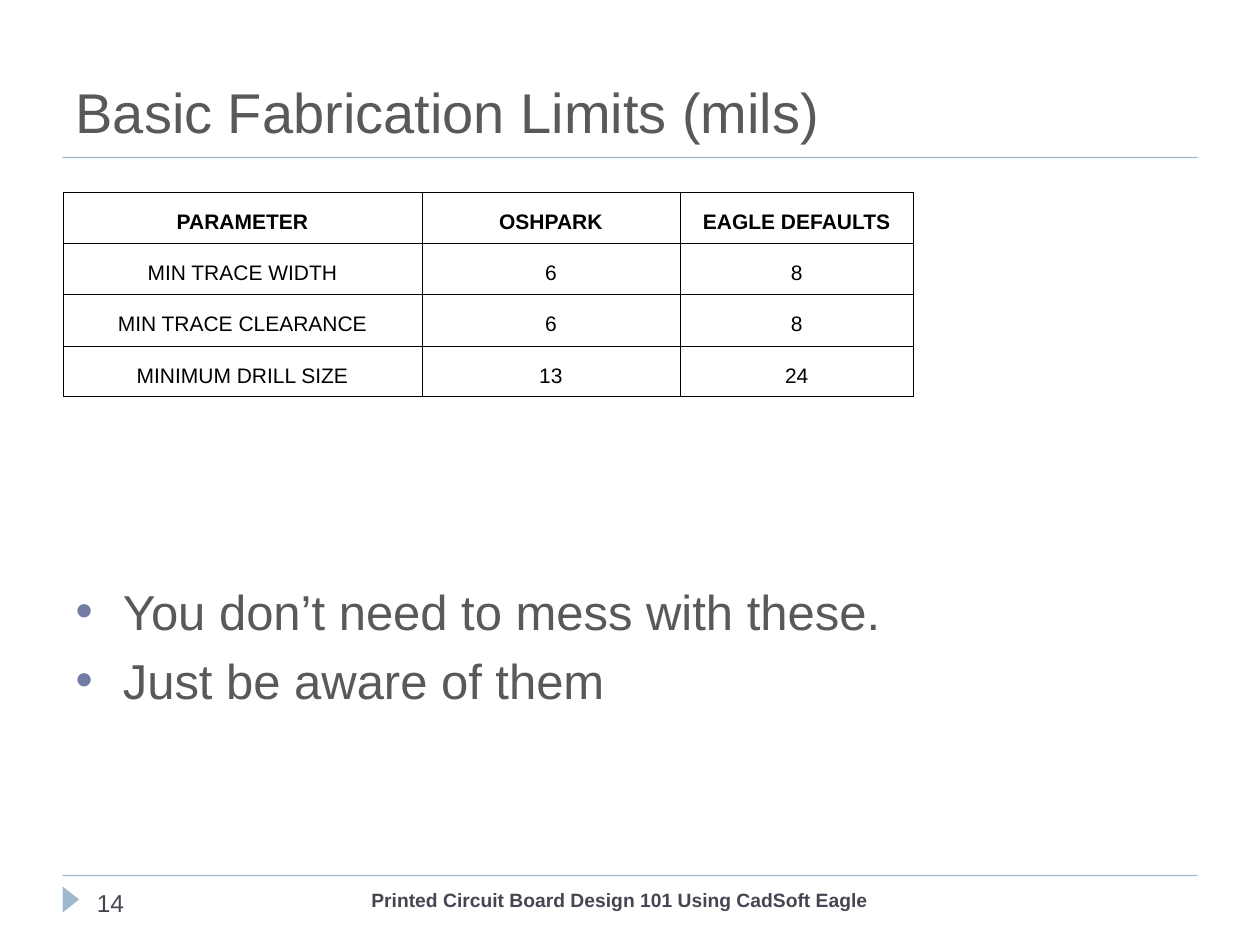
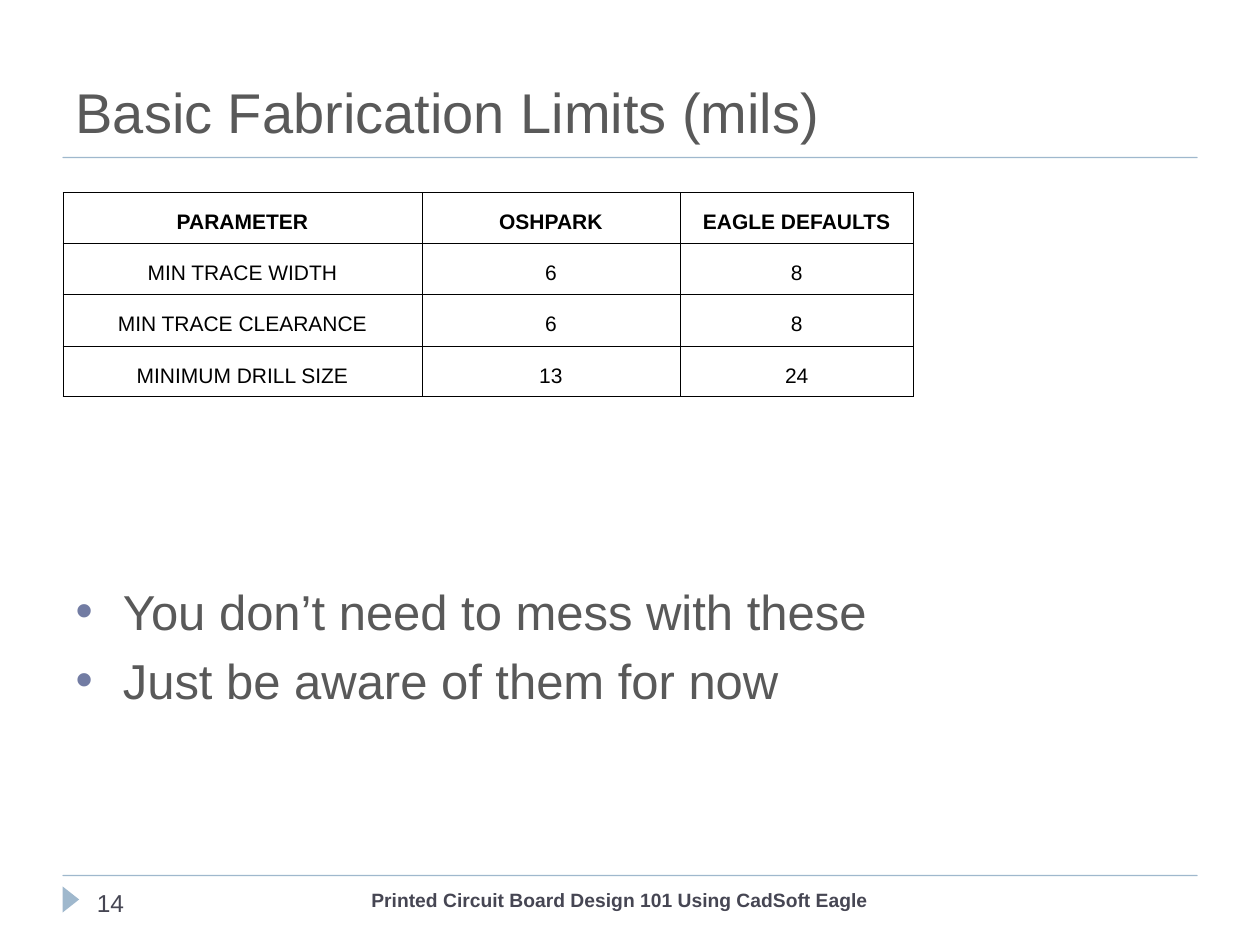
Before and after one commit to cogwheelcircuitworks/IntroToEagleCAD, a slide deck: slide 14 of ClassFiles/PCBDesignEagleCad101.ppt. Drawn at 1260x945 pixels with LibreOffice and Linux fonts; fonts in the diff are those of the drawing; background and template pictures are left out. Boxes give left, top, right and bottom in pixels: in the first picture for what was removed or moved away, otherwise in the second. Text is boxed around its words. In the diff, an @@ line names an element or a change of style, - is before the commit and + after.

```diff
--- a/ClassFiles/PCBDesignEagleCad101.ppt
+++ b/ClassFiles/PCBDesignEagleCad101.ppt
@@ text at (123, 594, 867, 700): text changed @@
-• You don’t need to mess with these.
-• Just be aware of them
+• You don’t need to mess with these
+• Just be aware of them for now
```
Also in this commit, not shown: 9 other slides changed, 1 slide added.
